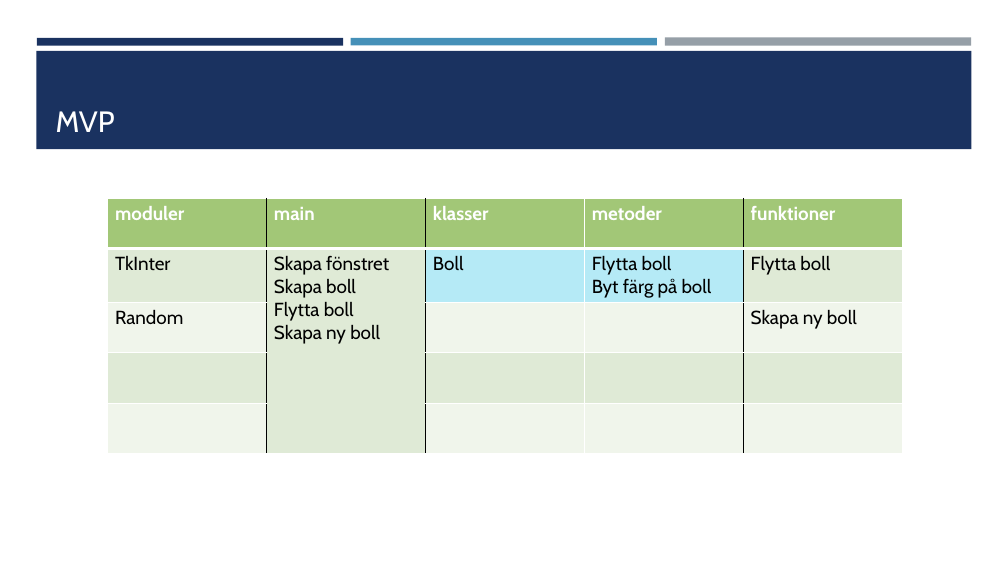
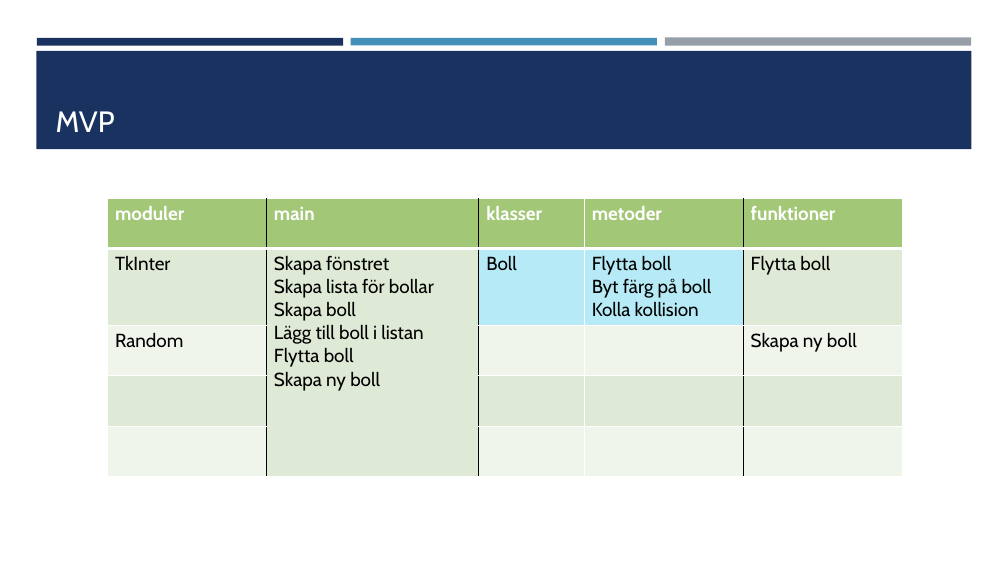
Before and after one commit to AleccInnov/Forts-ttningskurs_Python, a slide deck: slide 4 of Lektion 8/Exempel/Skapa ett spel.pptx. Drawn at 1008x567 pixels with LibreOffice and Linux fonts; fonts in the diff are those of the drawing. Boxes give left, top, right and bottom in pixels: in the first picture for what was removed or moved away, otherwise in the second. Text is boxed around its words. In the diff, an @@ line names an element or a change of style, - is before the commit and + after.

```diff
--- a/Lektion 8/Exempel/Skapa ett spel.pptx
+++ b/Lektion 8/Exempel/Skapa ett spel.pptx
@@ table at bbox=[107, 198, 902, 476] @@
-row 2, column 2: Skapa fönstret / Skapa boll / Flytta boll / Skapa ny boll
+row 2, column 2: Skapa fönstret Skapa lista för bollar / Skapa boll Lägg till boll i listan / Flytta boll / Skapa ny boll
-row 2, column 4: Flytta boll / Byt färg på boll
+row 2, column 4: Flytta boll / Byt färg på boll Kolla kollision
```
Also in this commit, not shown: 1 other slide changed, 6 slides added, 2 slides removed, 7 other files.
